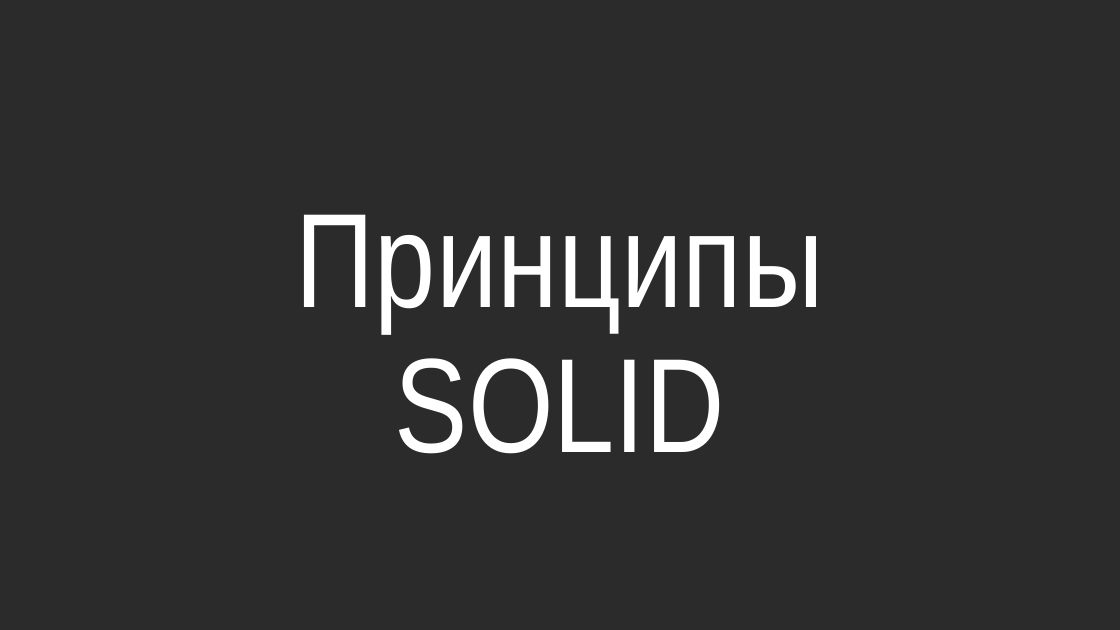
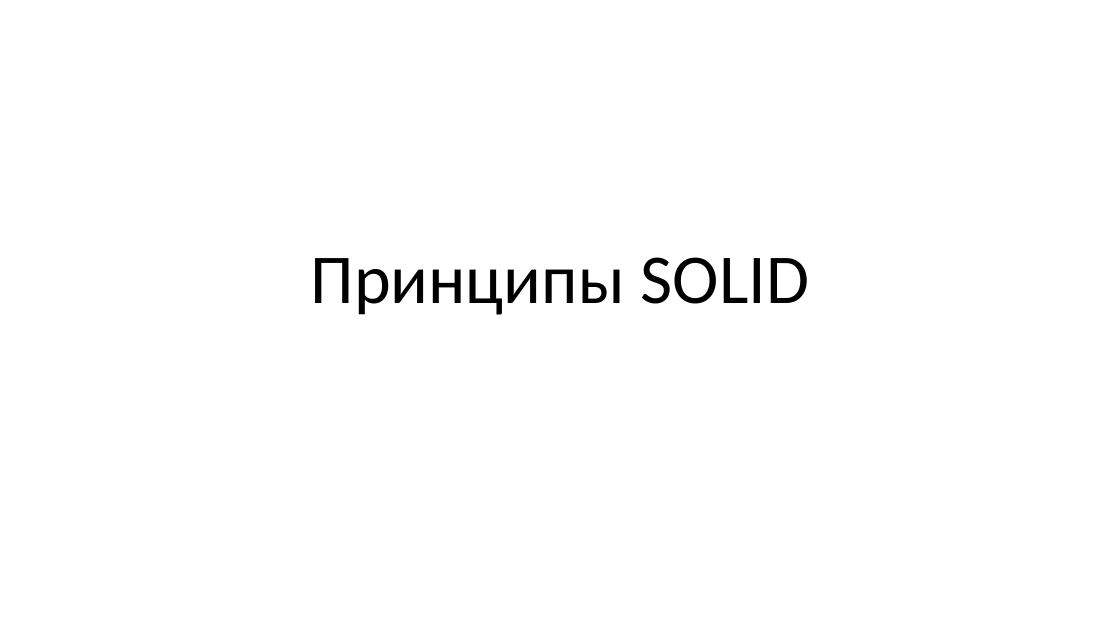
Before and after one commit to alexey-malov/ood, a slide deck: slide 1 of lectures/18.solid/Принципы SOLID.pptx. Drawn at 1120x630 pixels with LibreOffice and Linux fonts; fonts in the diff are those of the drawing; background and template pictures are left out; a plain dark background stands for a picture behind light text. Boxes give left, top, right and bottom in pixels: in the first picture for what was removed or moved away, otherwise in the second. Text is boxed around its words. In the diff, an @@ line names an element or a change of style, - is before the commit and + after.

Commit message:
Обновил лекцию по принципам SOLID

```diff
--- a/lectures/18.solid/Принципы SOLID.pptx
+++ b/lectures/18.solid/Принципы SOLID.pptx
@@ background picture (left out) to #FFFFFF @@
@@ title "Принципы SOLID": place and size @@
-title "Принципы SOLID" at <box>296,214,824,454</box>
+title "Принципы SOLID" at <box>311,257,810,315</box>
@@ title "Принципы SOLID" at <box>311,257,810,315</box>: size 115 to 60 pt, font Arial Narrow to Calibri, text colour #FFFFFF to #000000 @@
```
Also in this commit, not shown: 7 other slides changed, 33 slides added, 28 slides removed, 1 other file.
